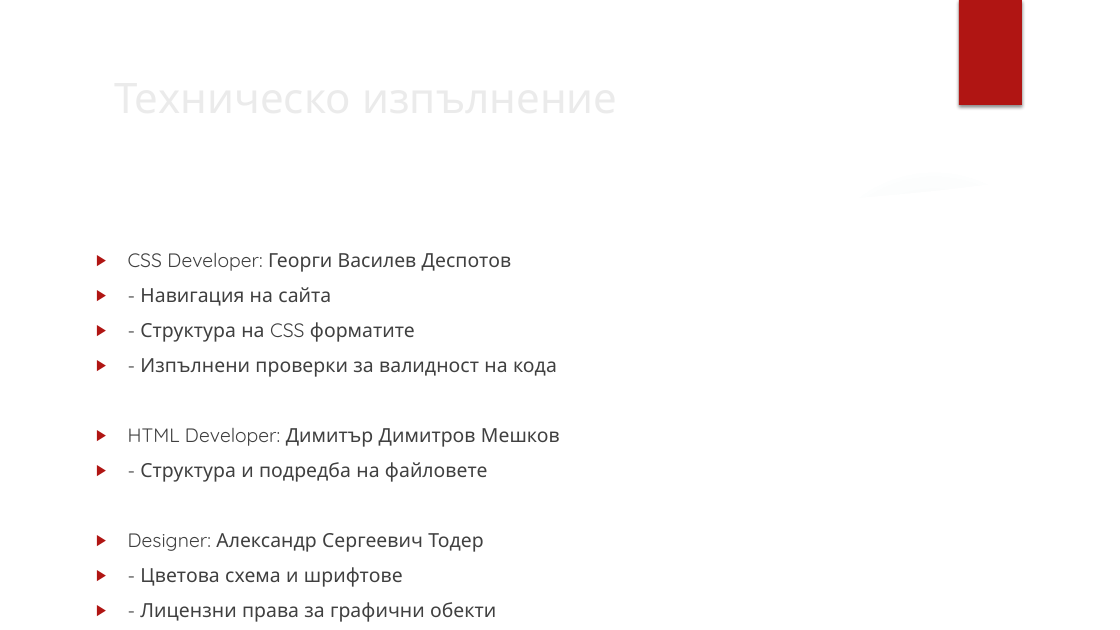
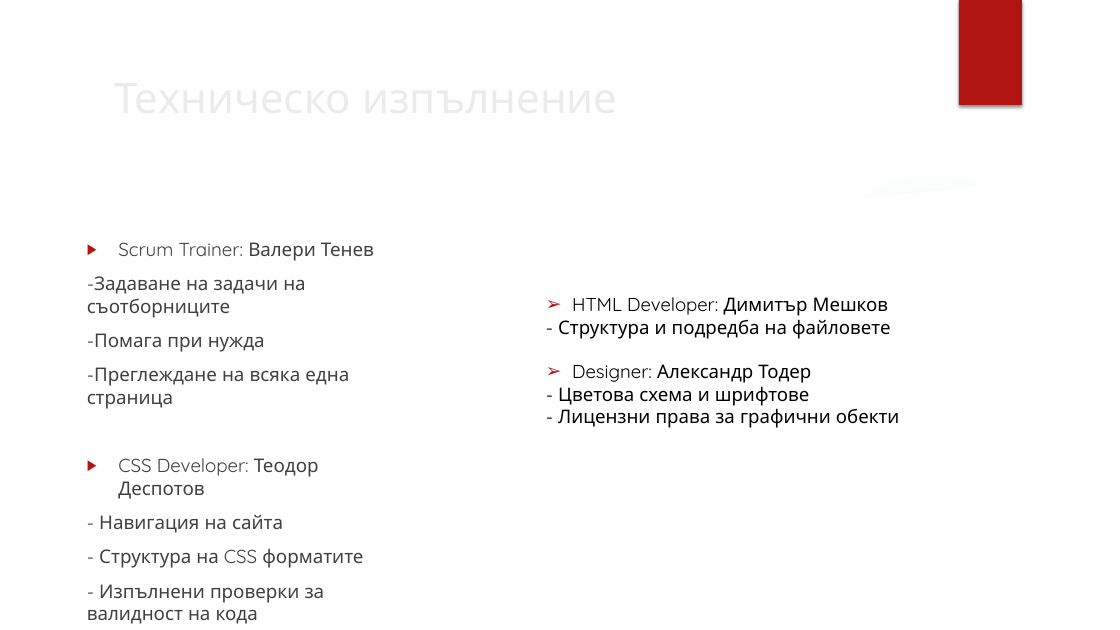
Before and after one commit to Valeri0009/DTC-Dream-Team-Collective, a slide deck: slide 6 of Docs/DTC-Prezentation.pptx. Drawn at 1120x630 pixels with LibreOffice and Linux fonts; fonts in the diff are those of the drawing; background and template pictures are left out. Boxes give left, top, right and bottom in pixels: in the first picture for what was removed or moved away, otherwise in the second. Text is boxed around its words. In the diff, an @@ line names an element or a change of style, - is before the commit and + after.

```diff
--- a/Docs/DTC-Prezentation.pptx
+++ b/Docs/DTC-Prezentation.pptx
@@ text "Scrum Trainer: Валери Тенев": place and size @@
-text "Scrum Trainer: Валери Тенев" at [128, 253, 560, 622]
+text "Scrum Trainer: Валери Тенев" at [87, 242, 374, 624]
@@ text at [87, 242, 374, 499]: text changed; size 16.6 to 16.1 pt @@
-▶ CSS Developer: Георги Василев Деспотов
+▶ Scrum Trainer: Валери Тенев
+-Задаване на задачи на съотборниците
+-Помага при нужда
+-Преглеждане на всяка една страница
+▶ CSS Developer: Теодор Деспотов
@@ text added at [558, 297, 899, 428], 16 pt, text #000000 @@
+➢ HTML Developer: Димитър Мешков
+- Структура и подредба на файловете
+➢ Designer: Александр Тодер
+- Цветова схема и шрифтове
+- Лицензни права за графични обекти
@@ text at [128, 428, 560, 622]: paragraphs removed @@
-▶ HTML Developer: Димитър Димитров Мешков
-▶ - Структура и подредба на файловете
-▶ Designer: Александр Сергеевич Тодер
-▶ - Цветова схема и шрифтове
-▶ - Лицензни права за графични обекти
@@ text at [87, 514, 363, 624]: size 16.6 to 16.1 pt in "- Навигация на сайта", "- Структура на CSS форматите", "- Изпълнени проверки за валидност на кода"; bullet ▶ to none @@
```
Also in this commit, not shown: 2 other slides changed, 9 other files.
